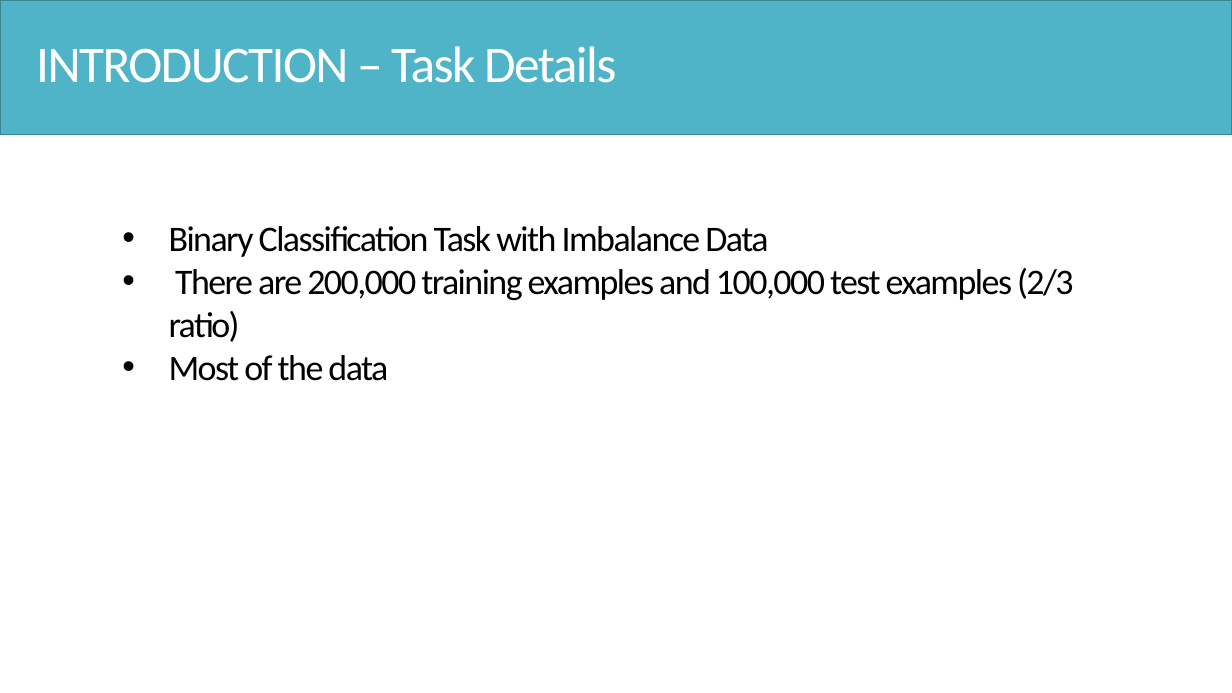
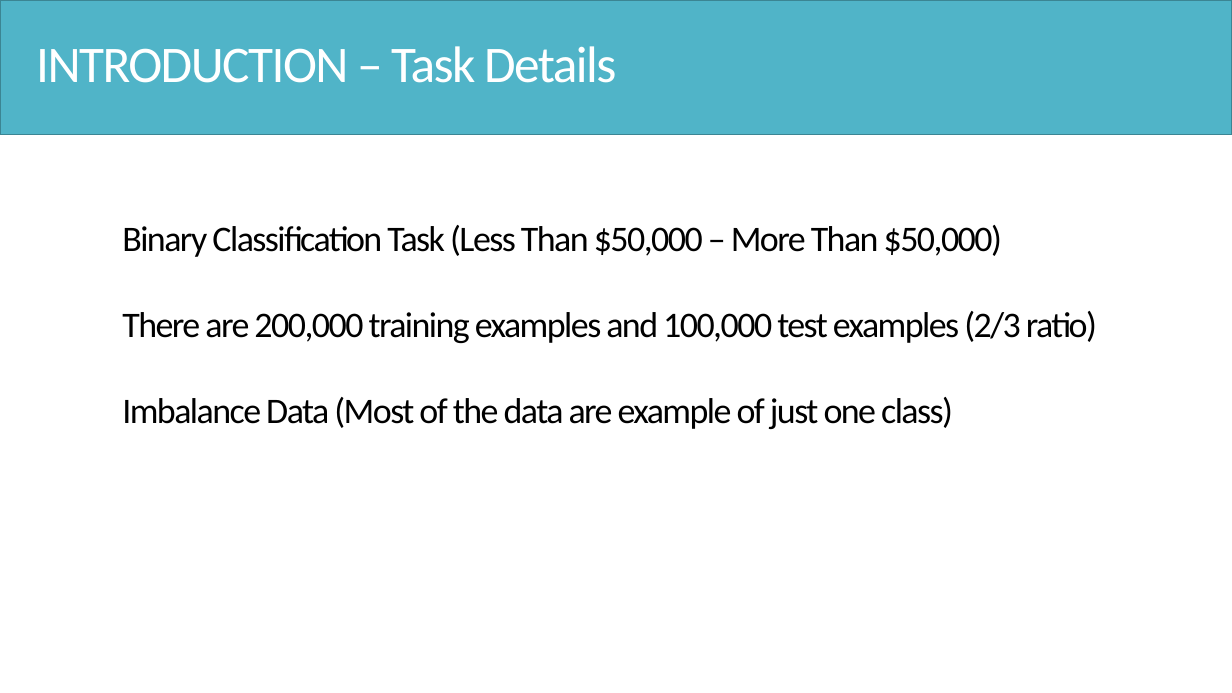
Before and after one commit to Hsgngr/dataiku_income_classification, a slide deck: slide 5 of Task_Presentation.pptx. Drawn at 1232x693 pixels with LibreOffice and Linux fonts; fonts in the diff are those of the drawing. Boxes give left, top, right and bottom in pixels: in the first picture for what was removed or moved away, otherwise in the second. Text is boxed around its words. In the diff, an @@ line names an element or a change of style, - is before the commit and + after.

```diff
--- a/Task_Presentation.pptx
+++ b/Task_Presentation.pptx
@@ text at [122, 225, 1002, 257]: text changed @@
-• Binary Classification Task with Imbalance Data
+Binary Classification Task (Less Than $50,000 – More Than $50,000)
@@ text at [122, 311, 1097, 343]: bullet • to none @@
@@ text at [122, 397, 953, 429]: text changed @@
-• Most of the data
+Imbalance Data (Most of the data are example of just one class)
```
Also in this commit, not shown: 2 other slides changed, 5 slides added, 1 slide removed.
